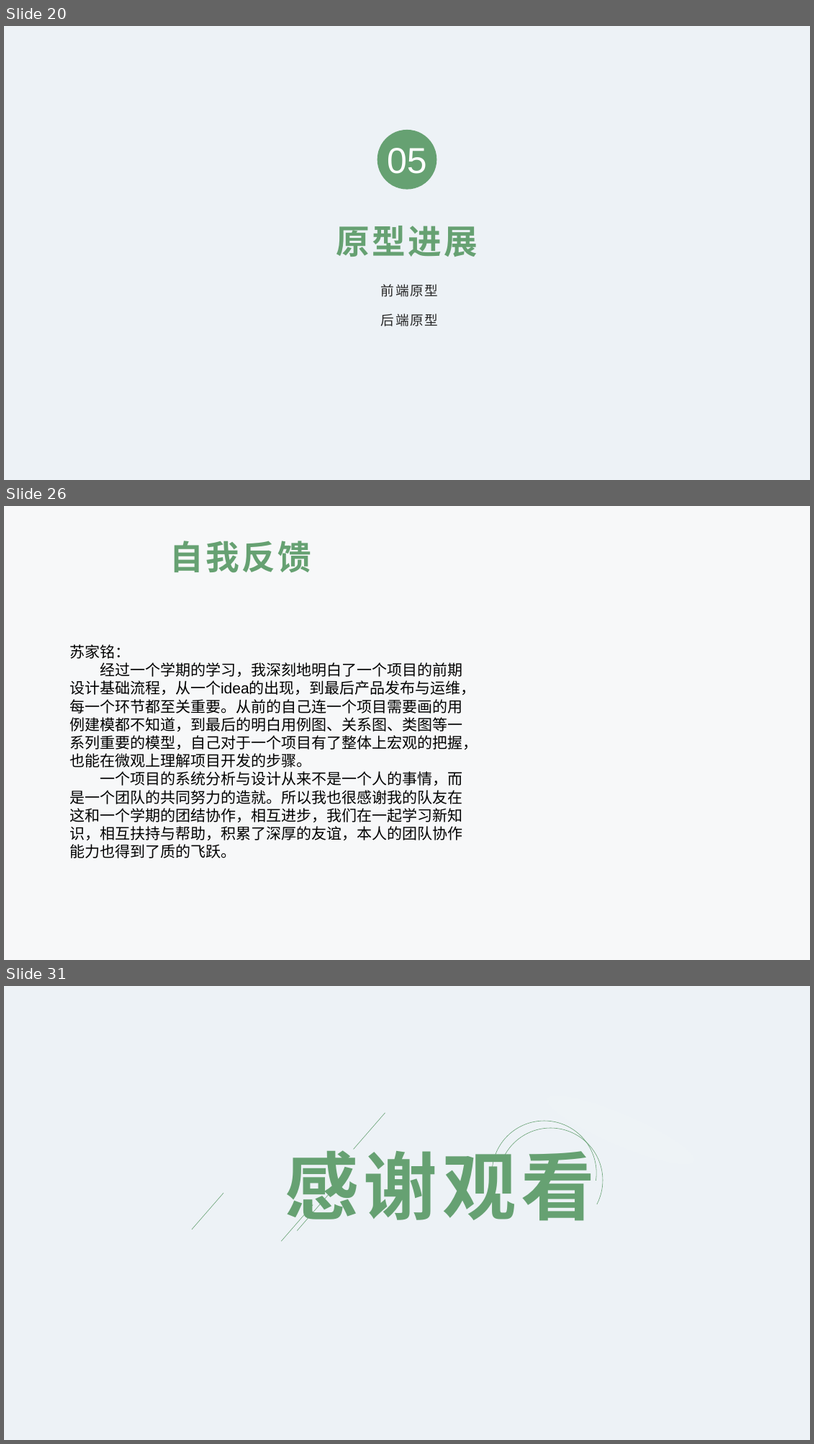
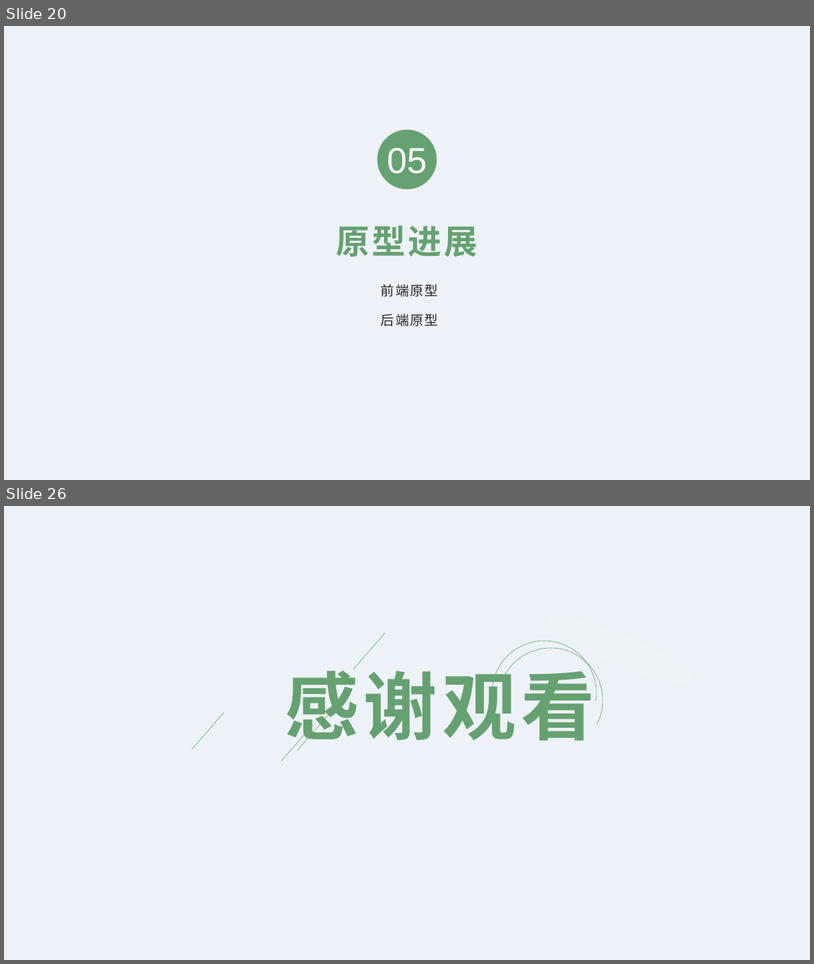
Before and after one commit to TangciuYueng/SAD, a slide deck: HWpre-Final.pptx. Shown one above the other, each under a label of ours: slides 20, 26 and 31 before the commit, slides 20 and 26 after it; the slides between them are not shown. The pictures are 814x1444 and 814x964 pixels, drawn with LibreOffice and Linux fonts; fonts in the diff are those of the drawing; background and template pictures are left out. Boxes give left, top, right and bottom in pixels: in the first picture for what was removed or moved away, otherwise in the second. Text is boxed around its words. In the diff, an @@ line names an element or a change of style, - is before the commit and + after.

```diff
--- a/HWpre-Final.pptx
+++ b/HWpre-Final.pptx
@@ slide 26 removed at [4, 506, 810, 960], background picture (left out) @@
@@ title removed at [170, 541, 312, 573] @@
-自我反馈
@@ text removed at [70, 644, 478, 858] @@
-苏家铭：
-经过一个学期的学习，我深刻地明白了一个项目的前期设计基础流程，从一个idea的出现，到最后产品发布与运维，每一个环节都至关重要。从前的自己连一个项目需要画的用例建模都不知道，到最后的明白用例图、关系图、类图等一系列重要的模型，自己对于一个项目有了整体上宏观的把握，也能在微观上理解项目开发的步骤。
-一个项目的系统分析与设计从来不是一个人的事情，而是一个团队的共同努力的造就。所以我也很感谢我的队友在这和一个学期的团结协作，相互进步，我们在一起学习新知识，相互扶持与帮助，积累了深厚的友谊，本人的团队协作能力也得到了质的飞跃。
@@ what was slide 31 is now slide 26 @@
```
Also in this commit, not shown: 17 slides changed, 3 slides added, 7 other slides removed, 3 other files.
